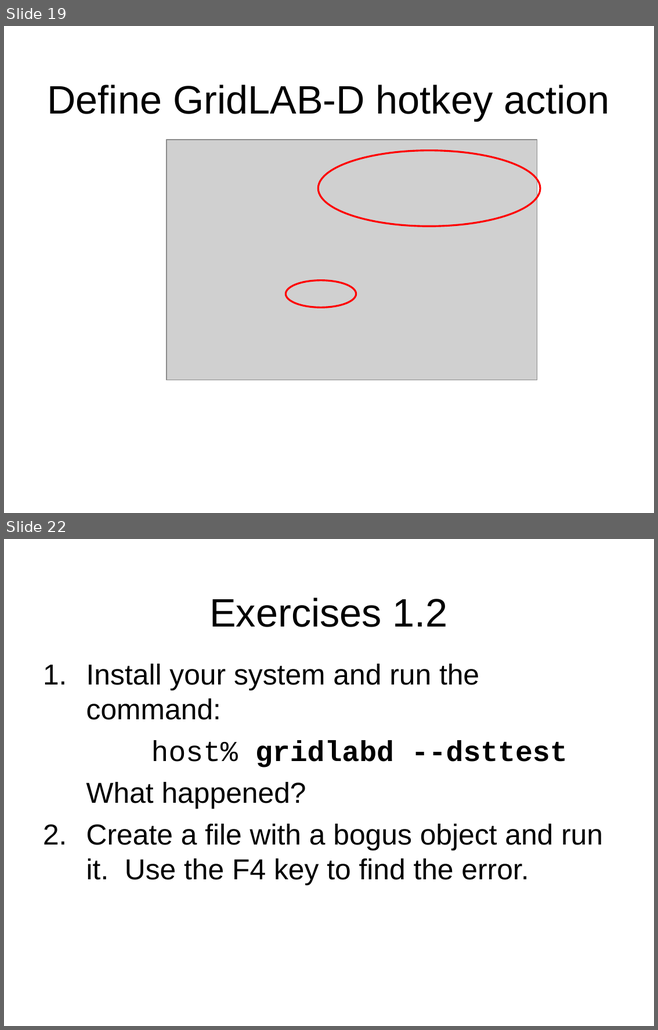
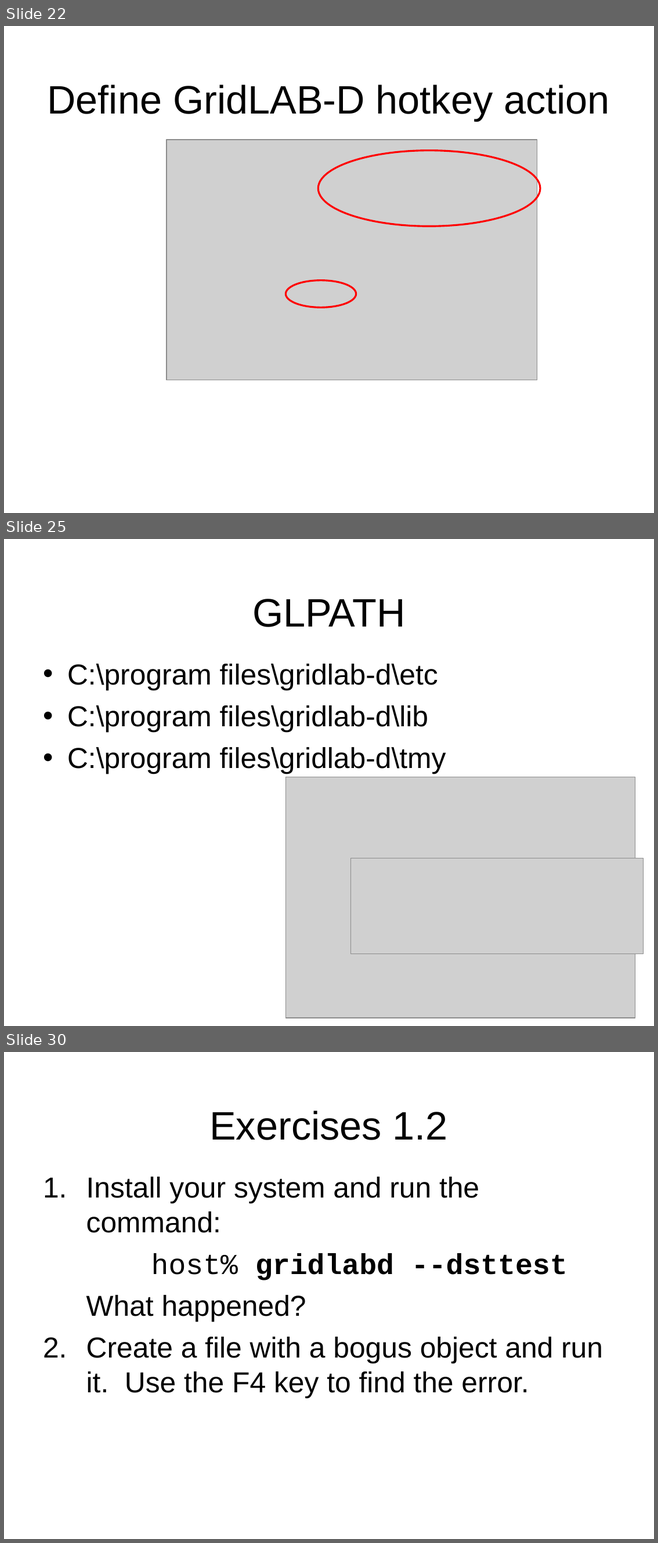
Before and after one commit to gridlab-d/course, a slide deck: 1.2 - Installing GridLAB-D.pps. Shown one above the other, each under a label of ours: slides 19 and 22 before the commit, slides 22, 25 and 30 after it; the slides between them are not shown. The pictures are 658x1030 and 658x1543 pixels, drawn with LibreOffice and Linux fonts; fonts in the diff are those of the drawing; grey boxes stand for pictures; background and template pictures are left out. Boxes give left, top, right and bottom in pixels: in the first picture for what was removed or moved away, otherwise in the second. Text is boxed around its words. In the diff, an @@ line names an element or a change of style, - is before the commit and + after.

```diff
--- a/1.2 - Installing GridLAB-D.pps
+++ b/1.2 - Installing GridLAB-D.pps
@@ slide 25 added at (4, 539, 654, 1026), background picture (left out) @@
@@ title added at (252, 599, 405, 627), 44 pt, text #000000 @@
+GLPATH
@@ text added at (67, 664, 446, 774), 32 pt, text #000000 @@
+• C:\program files\gridlab-d\etc
+• C:\program files\gridlab-d\lib
+• C:\program files\gridlab-d\tmy
@@ picture added at (285, 777, 634, 1019) @@
@@ picture added at (350, 859, 643, 954) @@
@@ what was slide 19 is now slide 22 @@
@@ what was slide 22 is now slide 30 @@
```
Also in this commit, not shown: 1 slide changed, 8 other slides added, 1 slide removed, 2 other files.
